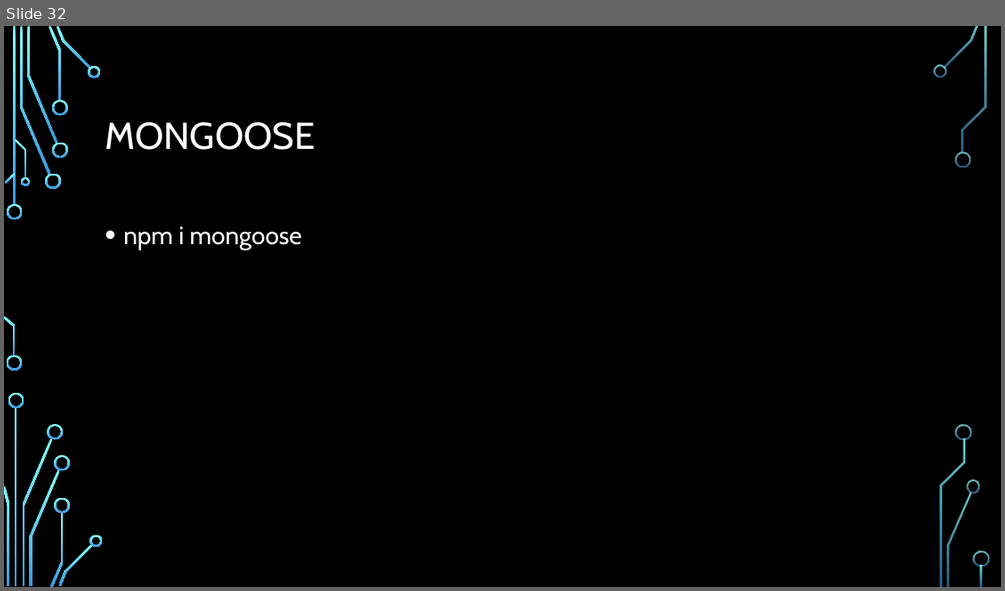
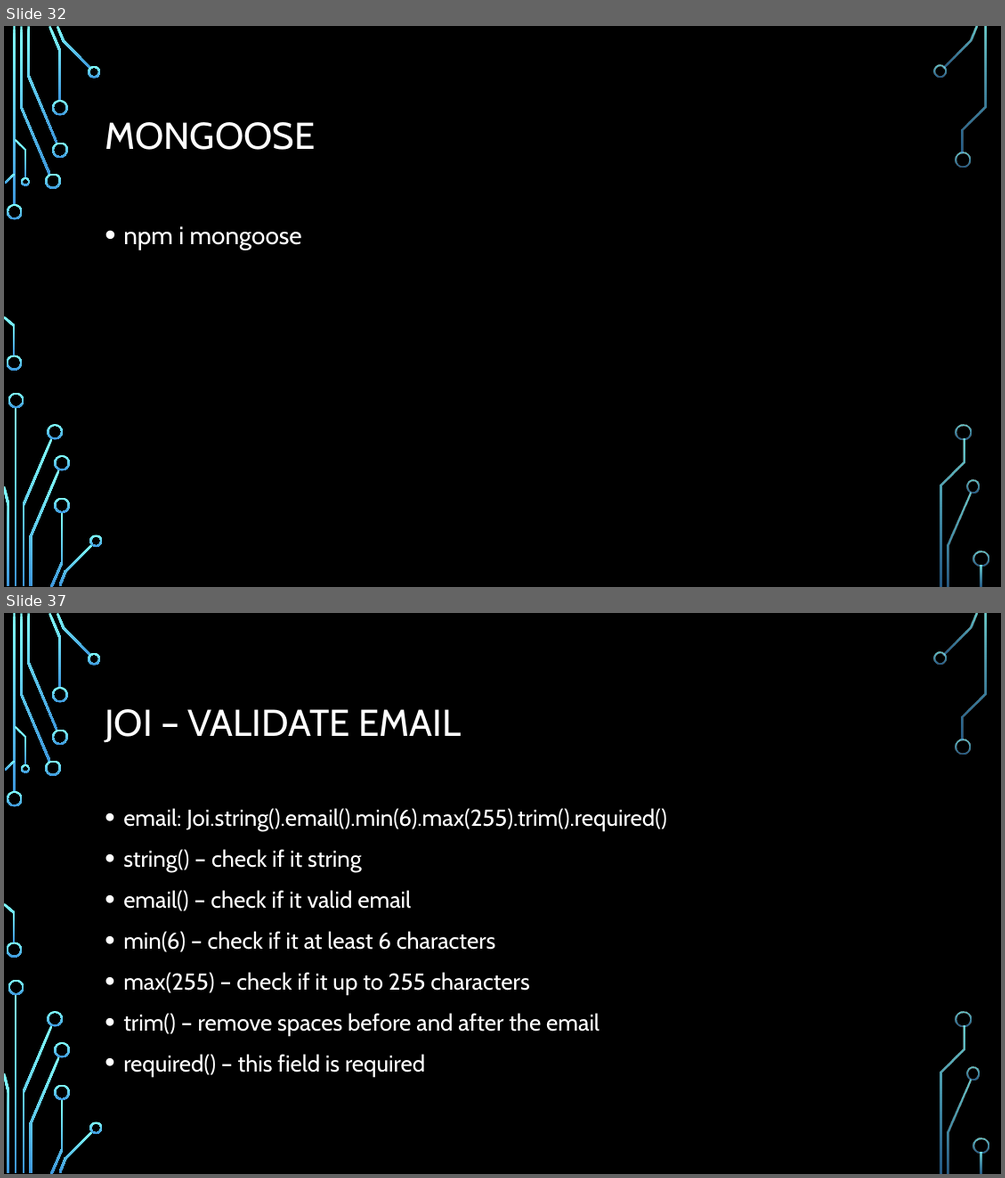
Before and after one commit to Rlss91/hu_morning_nodejs_W011121MR, a slide deck: docs/node js.pptx. Shown one above the other, each under a label of ours: slide 32 before the commit, slides 32 and 37 after it; the slides between them are not shown. The pictures are 1005x591 and 1005x1178 pixels, drawn with LibreOffice and Linux fonts; fonts in the diff are those of the drawing; background and template pictures are left out. Boxes give left, top, right and bottom in pixels: in the first picture for what was removed or moved away, otherwise in the second. Text is boxed around its words. In the diff, an @@ line names an element or a change of style, - is before the commit and + after.

```diff
--- a/docs/node js.pptx
+++ b/docs/node js.pptx
@@ slide 37 added at (4, 613, 1001, 1174), background picture (left out); not listed: 36 template elements that a slide beside it also shows @@
@@ title added at (105, 709, 461, 743), 36 pt, text #FFFFFF @@
+JOI – VALIDATE EMAIL
@@ text added at (123, 808, 666, 1076), 22.2 pt, text #FFFFFF @@
+• email: Joi.string().email().min(6).max(255).trim().required()
+• string() – check if it string
+• email() – check if it valid email
+• min(6) – check if it at least 6 characters
+• max(255) – check if it up to 255 characters
+• trim() – remove spaces before and after the email
+• required() – this field is required
```
Also in this commit, not shown: 7 other slides added, 5 other files.
